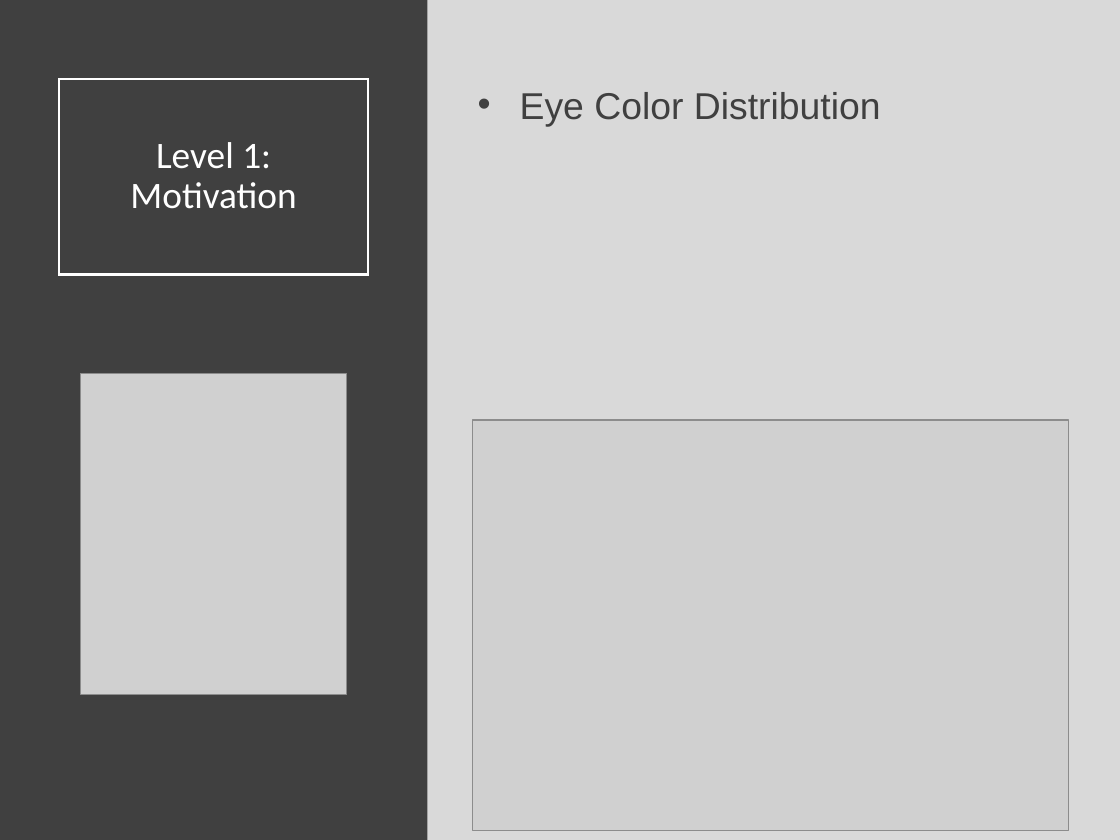
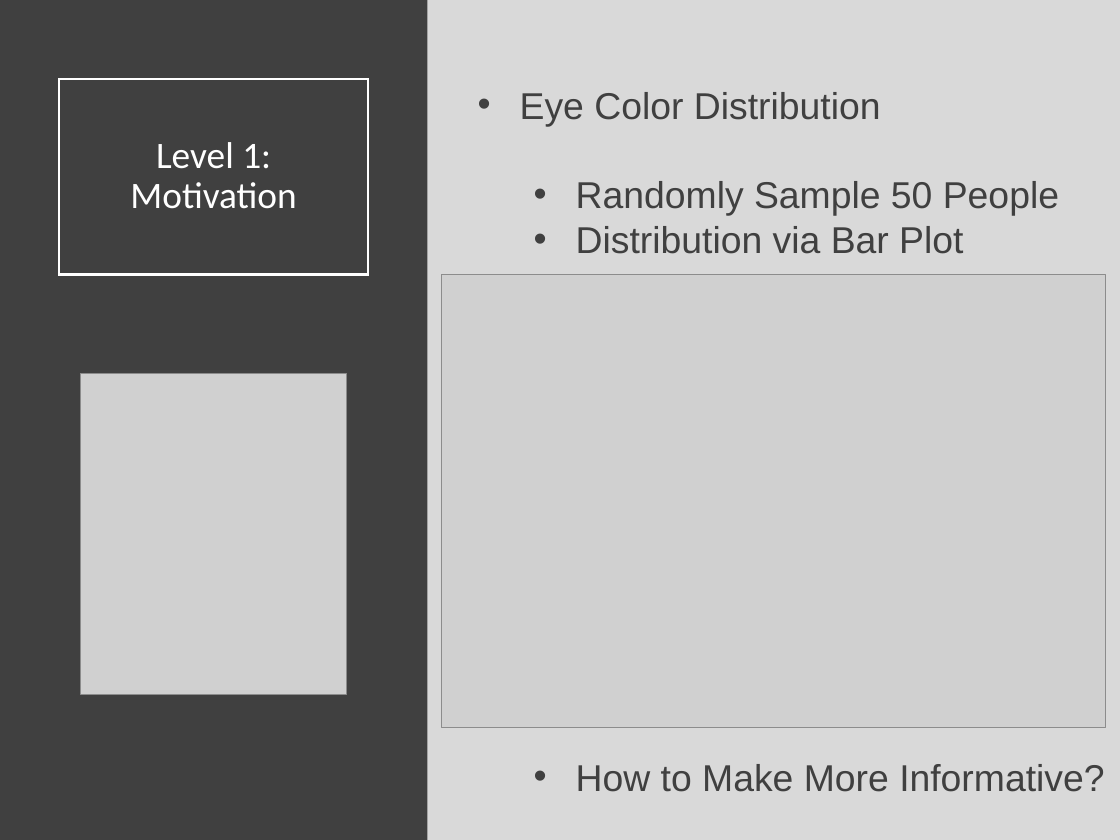
Before and after one commit to Yixf-Self/STOR320_WEBSITE, a slide deck: slide 3 of Lecture/Lecture 17/Lecture 17.pptx. Drawn at 1120x840 pixels with LibreOffice and Linux fonts; fonts in the diff are those of the drawing; grey boxes stand for pictures. Boxes give left, top, right and bottom in pixels: in the first picture for what was removed or moved away, otherwise in the second. Text is boxed around its words. In the diff, an @@ line names an element or a change of style, - is before the commit and + after.

```diff
--- a/Lecture/Lecture 17/Lecture 17.pptx
+++ b/Lecture/Lecture 17/Lecture 17.pptx
@@ text at (x1=576, y1=181, x2=1104, y2=792): paragraphs added @@
+  • Randomly Sample 50 People
+  • Distribution via Bar Plot
+  • How to Make More Informative?
@@ picture resized from (x1=473, y1=420, x2=1068, y2=831) to (x1=441, y1=274, x2=1105, y2=728) @@
```
Also in this commit, not shown: 7 slides added, 7 slides removed, 5 other files.
